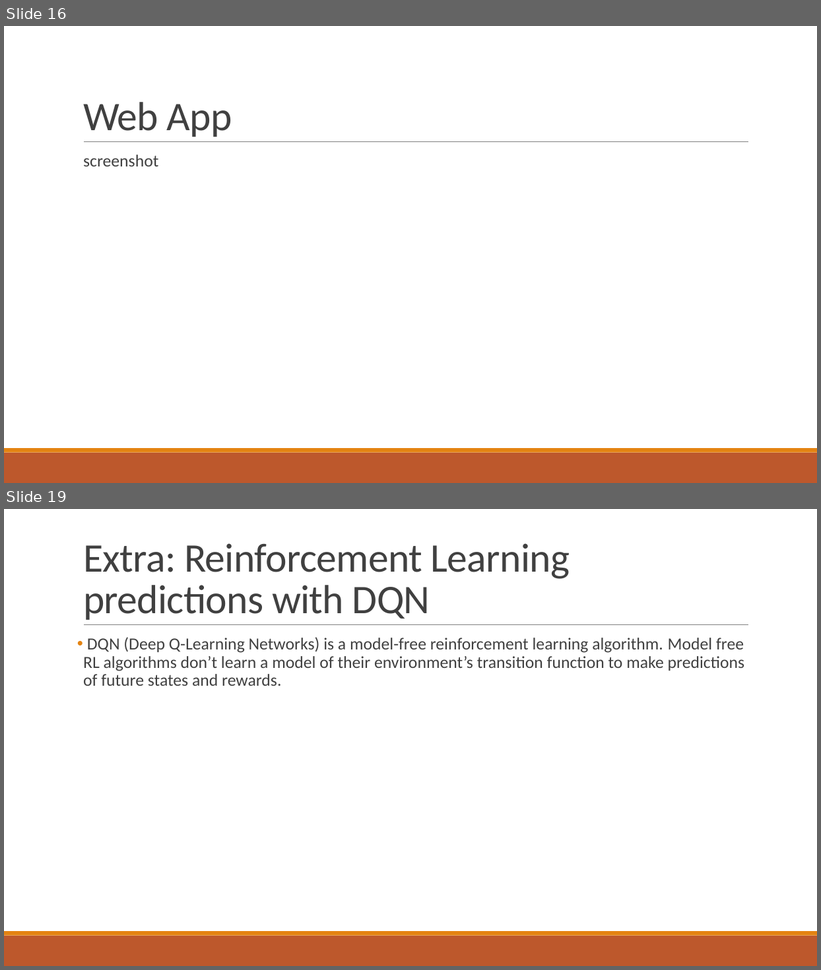
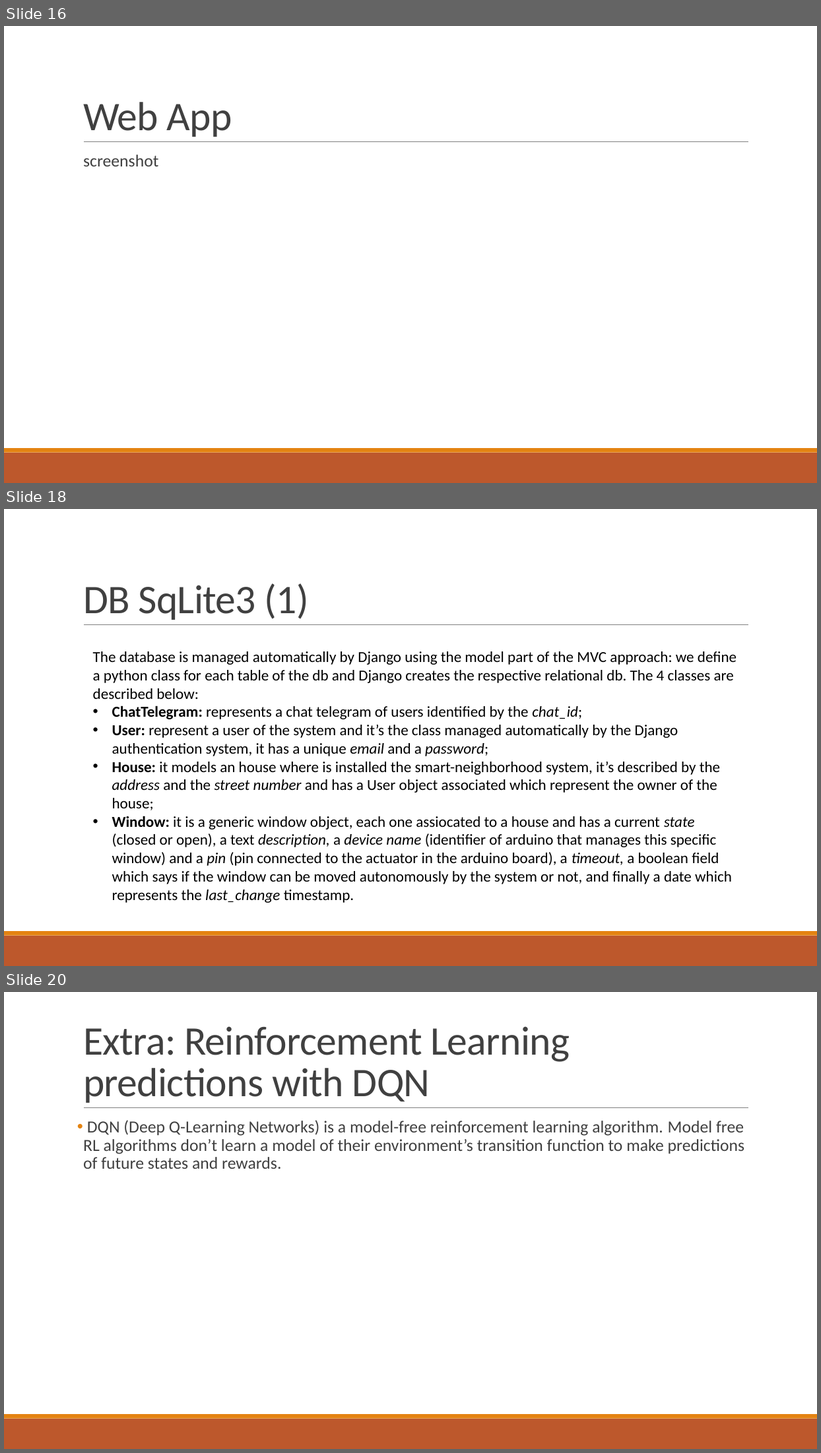
Before and after one commit to francescobaraldi/smart-neighborhood, a slide deck: Smart Neighborhood.pptx. Shown one above the other, each under a label of ours: slides 16 and 19 before the commit, slides 16, 18 and 20 after it; the slides between them are not shown. The pictures are 821x970 and 821x1453 pixels, drawn with LibreOffice and Linux fonts; fonts in the diff are those of the drawing. Boxes give left, top, right and bottom in pixels: in the first picture for what was removed or moved away, otherwise in the second. Text is boxed around its words. In the diff, an @@ line names an element or a change of style, - is before the commit and + after.

```diff
--- a/Smart Neighborhood.pptx
+++ b/Smart Neighborhood.pptx
@@ slide 18 added at <box>4,509,817,966</box>, background #FFFFFF; not listed: 3 template elements that a slide beside it also shows @@
@@ title added at <box>83,584,309,620</box>, 48 pt, text #404040 @@
+DB SqLite3 (1)
@@ text added at <box>93,652,737,903</box>, 18 pt, text #000000 @@
+The database is managed automatically by Django using the model part of the MVC approach: we define a python class for each table of the db and Django creates the respective relational db. The 4 classes are described below:
+• ChatTelegram: represents a chat telegram of users identified by the chat_id;
+• User: represent a user of the system and it’s the class managed automatically by the Django authentication system, it has a unique email and a password;
+• House: it models an house where is installed the smart-neighborhood system, it’s described by the address and the street number and has a User object associated which represent the owner of the house;
+• Window: it is a generic window object, each one assiocated to a house and has a current state (closed or open), a text description, a device name (identifier of arduino that manages this specific window) and a pin (pin connected to the actuator in the arduino board), a timeout, a boolean field which says if the window can be moved autonomously by the system or not, and finally a date which represents the last_change timestamp.
@@ what was slide 19 is now slide 20 @@
```
Also in this commit, not shown: 2 slides changed, 2 other files.
